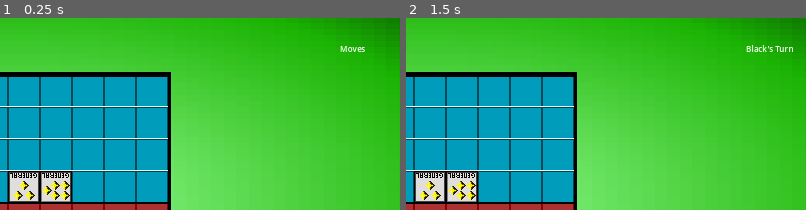
Above: before the commit, frames 1-2 (left to right).
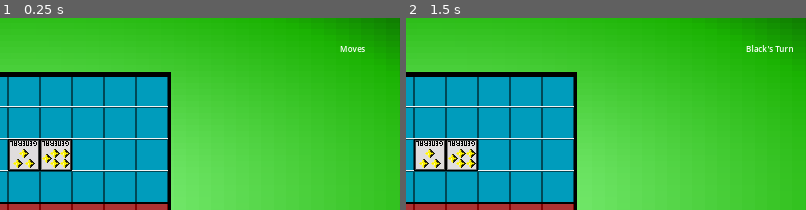
Above: after the commit, the same moments.

Repository: Forther04/Game-Of-The-Generals
Game: Godot game, scene res://Scene/Main.tscn
Same seed, same stepped clock (60 frames per second), same inputs: the game is played once before the commit and once after it.
Inputs (mouse positions are % of the whole screen's width and height, from its top left):
- Up to frame 1 (0.25 s): no input
- Up to frame 2 (1.5 s): click (50, 79) at 0.52 s; click (50, 79) at 1.27 s
The pictures show only the part of the screen within x 47-97%, y 2-52%; the shares and areas given below are measured in that part.

The runs differ from the first frame. In frame 1, 5.2% of the frame differs, in the area x 2-18%, y 63-96%; in frame 2, 5.2%.

Commit message:
Capturing bus fix

Diff:
--- a/Scene/Main.tscn
+++ b/Scene/Main.tscn
@@ -215,11 +215,11 @@
 pieces = 14
 
 [node name="White" parent="Pieces" instance=ExtResource("6_dgshr")]
-position = Vector2(800, 352)
+position = Vector2(800, 288)
 pieces = 3
 
 [node name="White2" parent="Pieces" instance=ExtResource("6_dgshr")]
-position = Vector2(864, 352)
+position = Vector2(864, 288)
 pieces = 1
 
 [node name="Label" type="Label" parent="."]
--- a/Scene/Pieces/Black/Black_Piece.tscn
+++ b/Scene/Pieces/Black/Black_Piece.tscn
@@ -234,8 +234,8 @@
 shape = SubResource("CapsuleShape2D_6bxvc")
 
 [node name="Black_Main_Area" type="Area2D" parent="." groups=["Black_Area"]]
-collision_layer = 2
-collision_mask = 2
+collision_layer = 10
+collision_mask = 8
 
 [node name="CollisionShape2D" type="CollisionShape2D" parent="Black_Main_Area"]
 shape = SubResource("RectangleShape2D_p61ox")
--- a/Scene/Pieces/White.tscn
+++ b/Scene/Pieces/White.tscn
@@ -236,8 +236,8 @@
 shape = SubResource("CapsuleShape2D_6bxvc")
 
 [node name="White_Main_Area" type="Area2D" parent="." groups=["White_area"]]
-collision_layer = 2
-collision_mask = 2
+collision_layer = 10
+collision_mask = 8
 
 [node name="CollisionShape2D" type="CollisionShape2D" parent="White_Main_Area"]
 shape = SubResource("RectangleShape2D_p61ox")
--- a/Script/Black Pieces/Black.gd
+++ b/Script/Black Pieces/Black.gd
@@ -7,6 +7,7 @@
 @export var top_area : Area2D
 @export var bottom_area : Area2D
 @export var check_interval = 0.2
+var starting :bool = false
 var off : bool = false
 var black_piece_area
 var check_timer = 0.0
@@ -25,6 +26,7 @@
 		check_timer = 0
 		overlapping()
 		player_move()
+		print(Global.white_strength, Global.black_strength)
 
 
 func player_move(): #Detect if it's black current move
@@ -102,6 +104,8 @@
 
 #Check if the piece is selected
 func _on_main_pressed() -> void:
+	if starting == false:
+		Global.black_strength = piece_strengt
 	if Global.who_moves == false:
 		Global.piece = $".".name
 		if off == false:
@@ -180,13 +184,11 @@
 
 
 func _on_black_main_area_area_entered(area: Area2D) -> void:
+	Global.black_strength = piece_strengt
 	var black = $Black_Main_Area.get_overlapping_areas()
 	for i in black:
 		if i.is_in_group("White_area"):
 			if $Black_Main_Area.overlaps_area(i):
-				Global.black_strength = piece_strengt
-				print("Black overlaped with:", i)
-				if Global.black_strength > Global.white_strength:
-					pass
-				elif Global.black_strength <= Global.white_strength:
+				if Global.black_strength <= Global.white_strength:
 					queue_free()
+					print("Capture")
--- a/Script/White Pieces/White.gd
+++ b/Script/White Pieces/White.gd
@@ -7,6 +7,7 @@
 @export var top_area : Area2D
 @export var bottom_area : Area2D
 @export var check_interval = 0.2
+var starting :bool = false
 var off : bool = false
 var black_piece_area
 var check_timer = 0.0
@@ -14,9 +15,10 @@
 
 enum piece {Flag,General_5,General_4,General_3,General_2,General_1, Colonel, LT_Colonel, Major, Captain, Lieut_1, Lieut_2, Sergeant, Spy, Private, Questionmark}
 
+func _ready():
+	change_piece()
 
 func _process(delta: float) -> void:
-	change_piece()
 	check_timer += delta
 	if Global.piece != $".".name: #Check if a new piece is selected and hide the previous one
 		$Choices.hide()
@@ -103,6 +105,9 @@
 
 #Check if the piece is selected
 func _on_main_pressed() -> void:
+	if starting == false:
+		Global.white_strength = piece_strength
+		starting
 	if Global.who_moves == true:
 		Global.piece = $".".name
 		if off == false:
@@ -180,13 +185,11 @@
 
 
 func _on_white_main_area_area_entered(area: Area2D) -> void:
+	Global.white_strength = piece_strength
 	var white = $White_Main_Area.get_overlapping_areas()
 	for i in white:
 		if i.is_in_group("Black_Area"):
 			if $White_Main_Area.overlaps_area(i):
-				Global.white_strength = piece_strength
-				print("White overlaped with:", i)
-				if Global.black_strength < Global.white_strength:
-					pass
-				elif Global.black_strength >= Global.white_strength:
+				if Global.black_strength >= Global.white_strength:
 					queue_free()
+					print("Capture")
